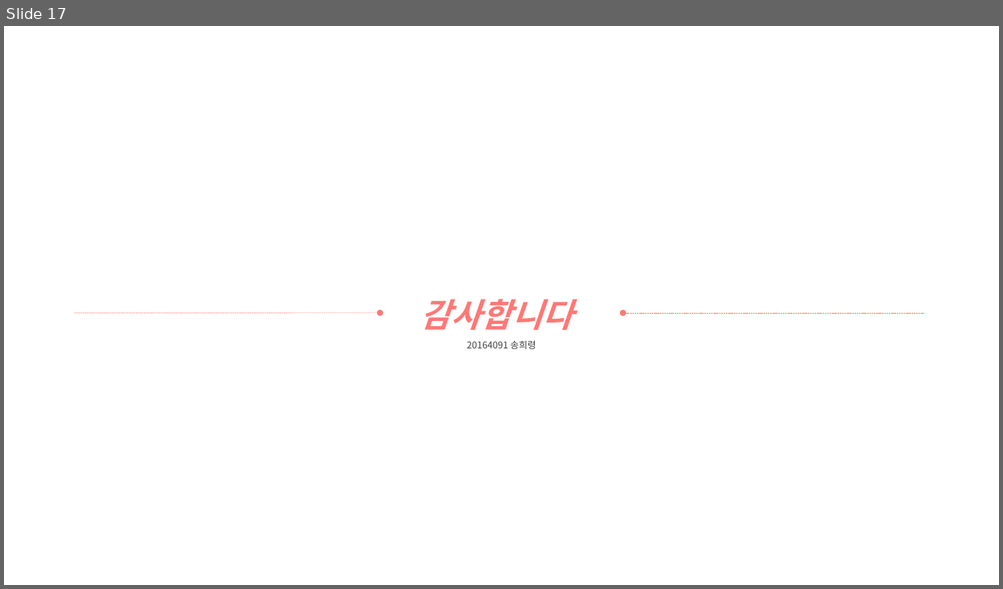
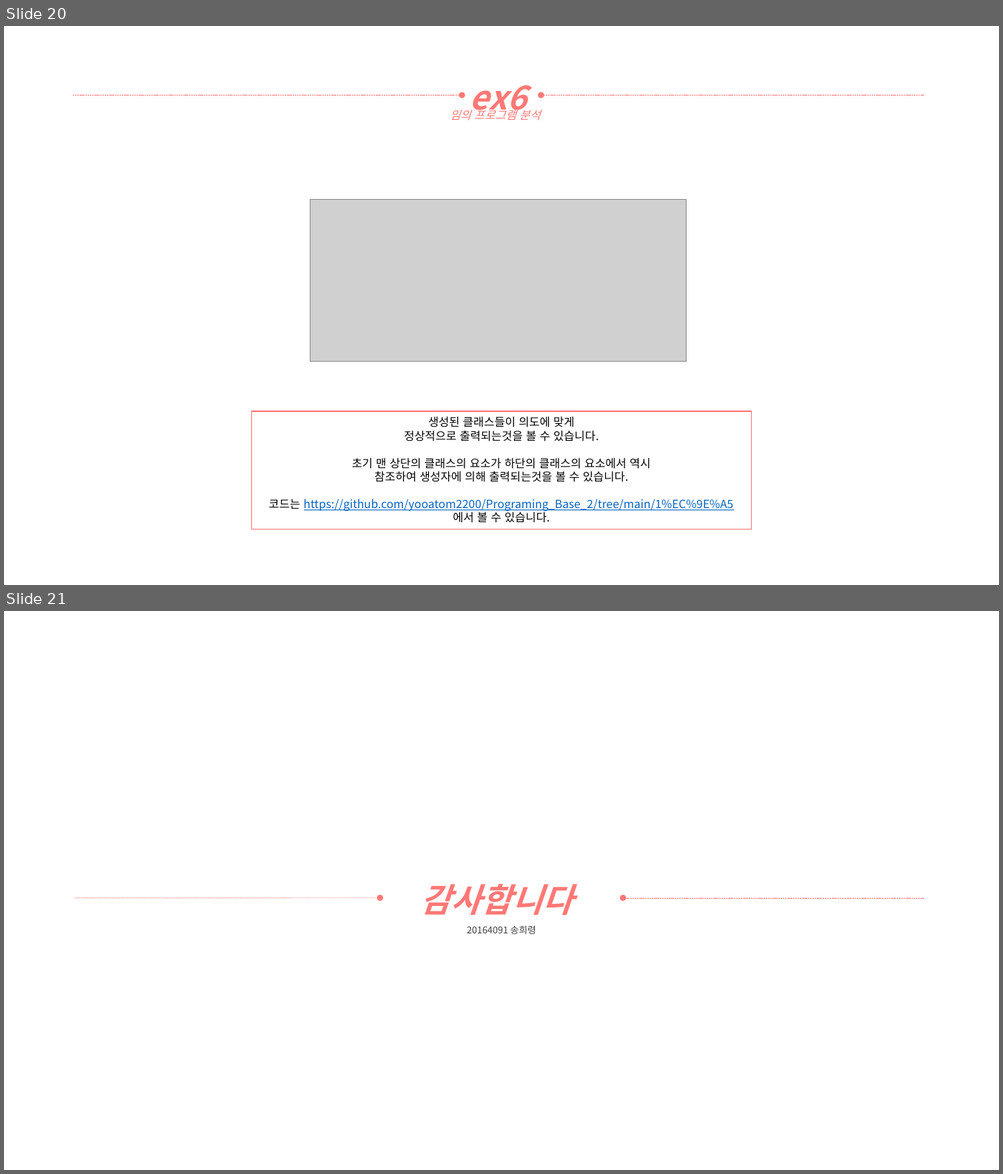
Before and after one commit to yooatom2200/Programing_Base_2, a slide deck: 1장/20164091-송희령-7주차 과제1.pptx. Shown one above the other, each under a label of ours: slide 17 before the commit, slides 20 and 21 after it. The pictures are 1003x589 and 1003x1174 pixels, drawn with LibreOffice and Linux fonts; fonts in the diff are those of the drawing; grey boxes stand for pictures. Boxes give left, top, right and bottom in pixels: in the first picture for what was removed or moved away, otherwise in the second. Text is boxed around its words. In the diff, an @@ line names an element or a change of style, - is before the commit and + after.

```diff
--- a/1장/20164091-송희령-7주차 과제1.pptx
+++ b/1장/20164091-송희령-7주차 과제1.pptx
@@ slide 20 added at [4,26,999,585], background #FFFFFF @@
@@ text added at [469,85,526,118], 32 pt, text #FF7876, bold, italic @@
+ex6
@@ arrow added from (73, 96) to (462, 96), #FF7876 0.5 pt dashed @@
@@ text added at [449,107,540,120], 11 pt, text #FF7876, italic @@
+임의 프로그램 분석
@@ arrow added from (924, 96) to (541, 96), #FF7876 0.5 pt dashed @@
@@ picture added at [310,200,686,362] @@
@@ rectangle added at [252,412,751,530], outline #FF7876 1 pt, 11 pt, text #000000 @@
+생성된 클래스들이 의도에 맞게
+정상적으로 출력되는것을 볼 수 있습니다.
+초기 맨 상단의 클래스의 요소가 하단의 클래스의 요소에서 역시
+참조하여 생성자에 의해 출력되는것을 볼 수 있습니다.
+코드는 https://github.com/yooatom2200/Programing_Base_2/tree/main/1%EC%9E%A5 에서 볼 수 있습니다.
@@ what was slide 17 is now slide 21 @@
```
Also in this commit, not shown: 3 other slides added, 2 other files.
